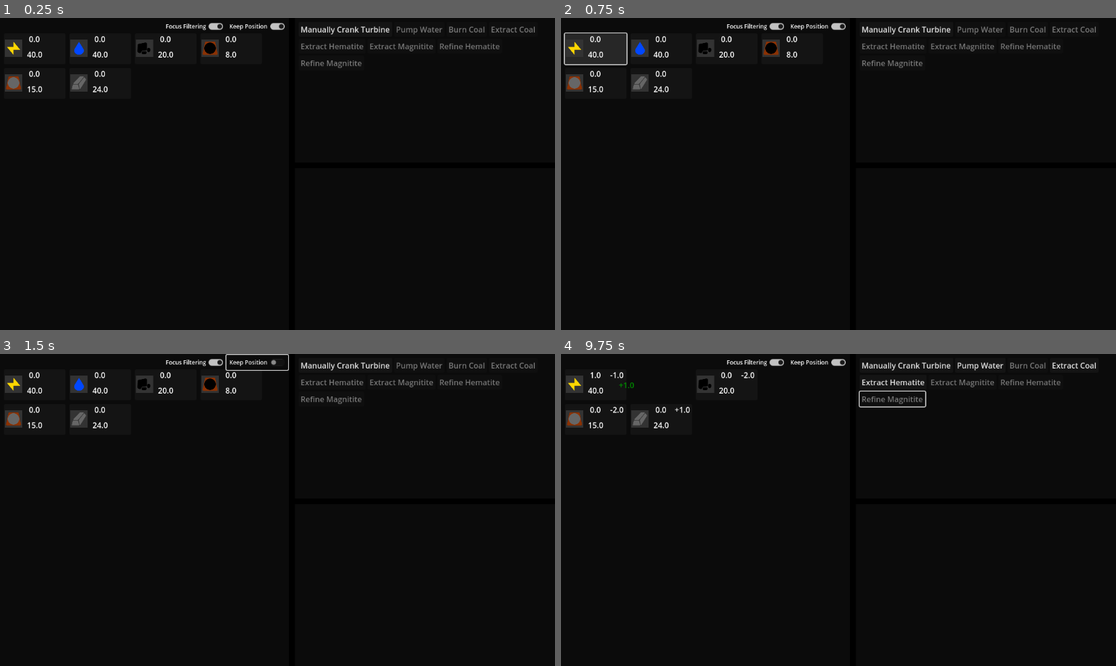
Above: before the commit, frames 1-4 (two rows, left to right).
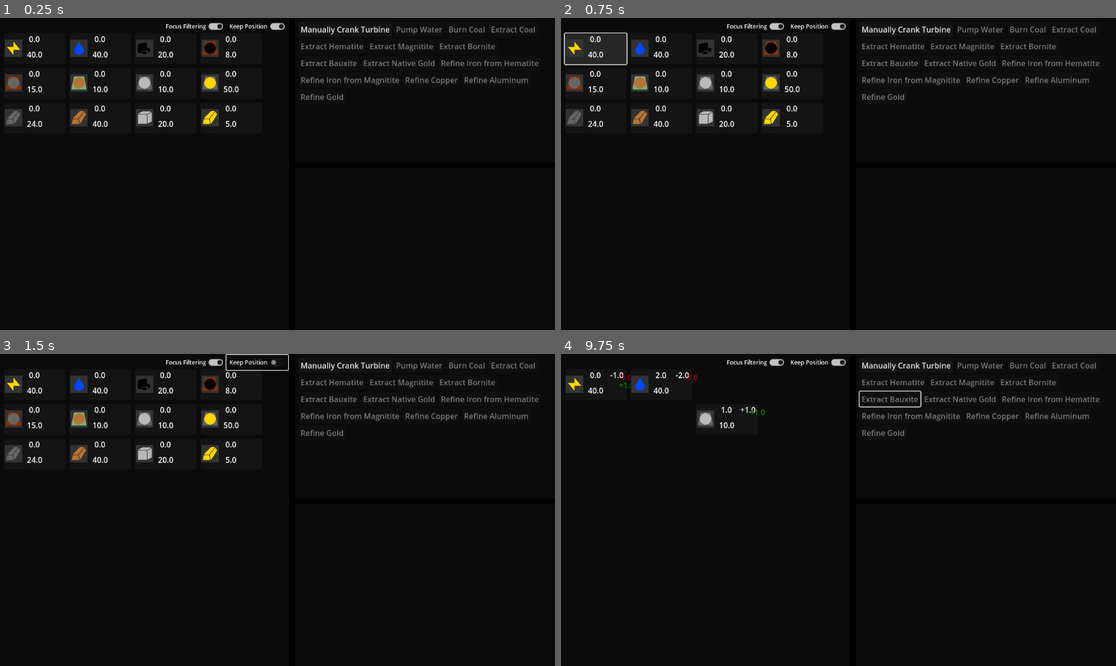
Above: after the commit, the same moments.

Repository: Carth501/The-Big-Grid
Game: Godot game, scene res://scenes/Game.tscn
The game is run twice, just before and just after one commit, with the same random seed, the same clock (stepped at 60 frames per second) and the same inputs.
Inputs (mouse positions are in pixels of both pictures, inside the frame that each line leads up to):
- Up to frame 1 (0.25 s): no input
- Up to frame 2 (0.75 s): click "[center]0.0[/center]" at 0.5 s
- Up to frame 3 (1.5 s): click "Keep Position" at 1.25 s
- Up to frame 4 (9.75 s): click "Focus Filtering" at 2 s; click "Manually Crank Turbine" at 2.75 s; click "[center]1.0[/center]" at 3.5 s; click "Pump Water" at 4.25 s; click "[center]4.0[/center]" at 5 s; click "[center]0.0[/center]" at 5.75 s; click "[center]4.0[/center]" at 6.5 s; click "Keep Position" at 7.25 s; click "Focus Filtering" at 8 s; click "Manually Crank Turbine" at 8.75 s; click (888, 397) at 9.5 s, where only the run after the commit has a clickable "Extract Bauxite"

The runs differ from the first frame. In frame 1, 2.4% of the frame differs, in the area x 0-97%, y 8-35%; in frame 2, 2.4%; in frame 3, 2.4%; in frame 4, 2.5%, in the area x 0-97%, y 2-27%.

Commit message:
implement more metals

Diff:
--- a/data/action_names_en.json
+++ b/data/action_names_en.json
@@ -2,10 +2,16 @@
 	"extract_coal": {"name": "Extract Coal"},
 	"extract_hematite": {"name": "Extract Hematite"},
 	"extract_magnitite": {"name": "Extract Magnitite"},
-	"refine_hematite": {"name": "Refine Hematite"},
-	"refine_magnitite": {"name": "Refine Magnitite"},
+	"refine_hematite": {"name": "Refine Iron from Hematite"},
+	"refine_magnitite": {"name": "Refine Iron from Magnitite"},
 	"generate_electricity": {"name": "Manually Crank Turbine"},
 	"burn_coal": {"name": "Burn Coal"},
 	"pump_water": {"name": "Pump Water"},
+	"extract_bornite": {"name": "Extract Bornite"},
+	"extract_bauxite": {"name": "Extract Bauxite"},
+	"extract_native_gold": {"name": "Extract Native Gold"},
+	"refine_bornite": {"name": "Refine Copper"},
+	"refine_bauxite": {"name": "Refine Aluminum"},
+	"refine_gold": {"name": "Refine Gold"},
 	"trade_A_and_B_for_C": {"name": "Trade %s and %s for %s", "supplies": ["A", "B", "C"]},
 }
--- a/data/actions.json
+++ b/data/actions.json
@@ -21,6 +21,9 @@
 		"automation_cost": {
 			"iron_ingot": {
 				"deltas": [-10]
+			},
+			"copper_ingot": {
+				"deltas": [-2]
 			}
 		}
 	},
@@ -84,6 +87,60 @@
 			}
 		}
 	},
+	"extract_bornite": {
+		"changes":{
+			"bornite":{
+				"deltas": [2]
+			},
+			"electricity":{
+				"deltas": [-2]
+			},
+			"water":{
+				"deltas": [-1]
+			}
+		},
+		"automation_cost": {
+			"iron_ingot": {
+				"deltas": [-8]
+			}
+		}
+	},
+	"extract_bauxite": {
+		"changes":{
+			"bauxite":{
+				"deltas": [1]
+			},
+			"electricity":{
+				"deltas": [-1]
+			},
+			"water":{
+				"deltas": [-2]
+			}
+		},
+		"automation_cost": {
+			"iron_ingot": {
+				"deltas": [-12]
+			}
+		}
+	},
+	"extract_native_gold": {
+		"changes":{
+			"native_gold":{
+				"deltas": [1]
+			},
+			"electricity":{
+				"deltas": [-8]
+			},
+			"water":{
+				"deltas": [-30]
+			}
+		},
+		"automation_cost": {
+			"iron_ingot": {
+				"deltas": [-79]
+			}
+		}
+	},
 	"refine_hematite": {
 		"changes":{
 			"coal":{
@@ -125,5 +182,68 @@
 				"deltas": [-14]
 			}
 		}
+	},
+	"refine_bornite": {
+		"changes":{
+			"coal":{
+				"deltas": [-2]
+			},
+			"bornite":{
+				"deltas": [-2]
+			},
+			"copper_ingot":{
+				"deltas": [2]
+			},
+			"electricity":{
+				"deltas": [-1]
+			},
+			"water":{
+				"deltas": [-1]
+			}
+		},
+		"automation_cost": {
+			"iron_ingot": {
+				"deltas": [-14]
+			}
+		}
+	},
+	"refine_bauxite": {
+		"changes":{
+			"bauxite":{
+				"deltas": [-1]
+			},
+			"aluminum_ingot":{
+				"deltas": [1]
+			},
+			"electricity":{
+				"deltas": [-1]
+			}
+		},
+		"automation_cost": {
+			"iron_ingot": {
+				"deltas": [-8]
+			}
+		}
+	},
+	"refine_gold": {
+		"changes":{
+			"coal":{
+				"deltas": [-8]
+			},
+			"native_gold":{
+				"deltas": [-10]
+			},
+			"gold_ingot":{
+				"deltas": [1]
+			},
+			"electricity":{
+				"deltas": [-5]
+			}
+		},
+		"automation_cost": {
+			"iron_ingot": {
+				"deltas": [-30]
+			}
+		}
 	}
 }
--- a/data/supply_definitions.json
+++ b/data/supply_definitions.json
@@ -50,6 +50,36 @@
 		},
 		"icon_path": "res://textures/Supply_Icons/Magnitite.svg"
 	},
+	"bornite": {
+		"default_max": 10,
+		"max_increase_increment": 30,
+		"max_increase_base_cost": {
+			"iron_ingot": {
+				"deltas": [-15]
+			}
+		},
+		"icon_path": "res://textures/Supply_Icons/Bornite.svg"
+	},
+	"bauxite": {
+		"default_max": 10,
+		"max_increase_increment": 15,
+		"max_increase_base_cost": {
+			"iron_ingot": {
+				"deltas": [-5]
+			}
+		},
+		"icon_path": "res://textures/Supply_Icons/Bauxite.svg"
+	},
+	"native_gold": {
+		"default_max": 50,
+		"max_increase_increment": 20,
+		"max_increase_base_cost": {
+			"iron_ingot": {
+				"deltas": [-60]
+			}
+		},
+		"icon_path": "res://textures/Supply_Icons/Native Gold.svg"
+	},
 	"iron_ingot": {
 		"default_max": 24,
 		"max_increase_increment": 10,
@@ -59,5 +89,35 @@
 			}
 		},
 		"icon_path": "res://textures/Supply_Icons/Iron Ingot.svg"
-	}
+	},
+	"copper_ingot": {
+		"default_max": 40,
+		"max_increase_increment": 10,
+		"max_increase_base_cost": {
+			"iron_ingot": {
+				"deltas": [-20]
+			}
+		},
+		"icon_path": "res://textures/Supply_Icons/Copper Ingot.svg"
+	},
+	"aluminum_ingot": {
+		"default_max": 20,
+		"max_increase_increment": 30,
+		"max_increase_base_cost": {
+			"iron_ingot": {
+				"deltas": [-12]
+			}
+		},
+		"icon_path": "res://textures/Supply_Icons/Aluminum Ingot.svg"
+	},
+	"gold_ingot": {
+		"default_max": 5,
+		"max_increase_increment": 3,
+		"max_increase_base_cost": {
+			"iron_ingot": {
+				"deltas": [-8]
+			}
+		},
+		"icon_path": "res://textures/Supply_Icons/Gold Ingot.svg"
+	},
 }
--- a/data/supply_names_en.json
+++ b/data/supply_names_en.json
@@ -8,5 +8,11 @@
 	"iron_ingot": "Iron Ingot",
 	"steel_ingot": "Steel Ingot",
 	"iron_gear": "Iron Gear",
-	"steel_gear": "Steel Gear"
+	"steel_gear": "Steel Gear",
+	"bornite": "Bornite",
+	"bauxite": "Bauxite",
+	"native_gold": "Native Gold",
+	"copper_ingot": "Copper Ingot",
+	"aluminum_ingot": "Aluminum Ingot",
+	"gold_ingot": "Gold Ingot",
 }
--- a/scenes/Game.tscn
+++ b/scenes/Game.tscn
@@ -18,7 +18,7 @@
 script = ExtResource("1_kvsp4")
 supply_collection = NodePath("Logic/SupplyCollection")
 action_manager = NodePath("Logic/ActionManager")
-starting_action_ids = Array[String](["generate_electricity", "pump_water", "burn_coal", "extract_coal", "extract_hematite", "extract_magnitite", "refine_hematite", "refine_magnitite"])
+starting_action_ids = Array[String](["generate_electricity", "pump_water", "burn_coal", "extract_coal", "extract_hematite", "extract_magnitite", "extract_bornite", "extract_bauxite", "extract_native_gold", "refine_hematite", "refine_magnitite", "refine_bornite", "refine_bauxite", "refine_gold"])
 
 [node name="Display" type="ColorRect" parent="."]
 anchors_preset = 15
